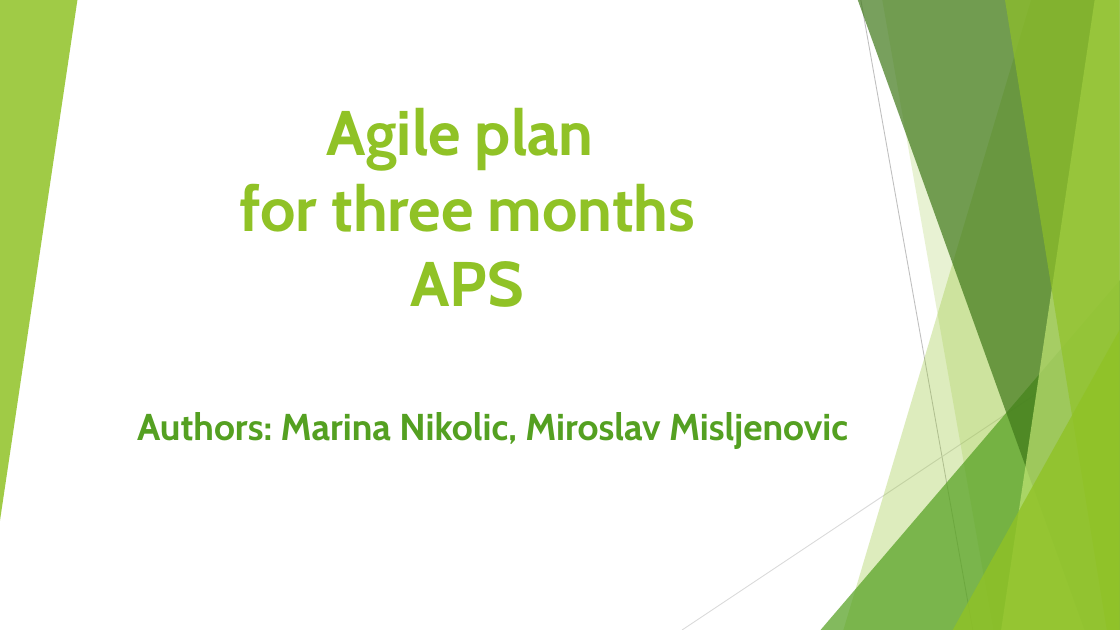
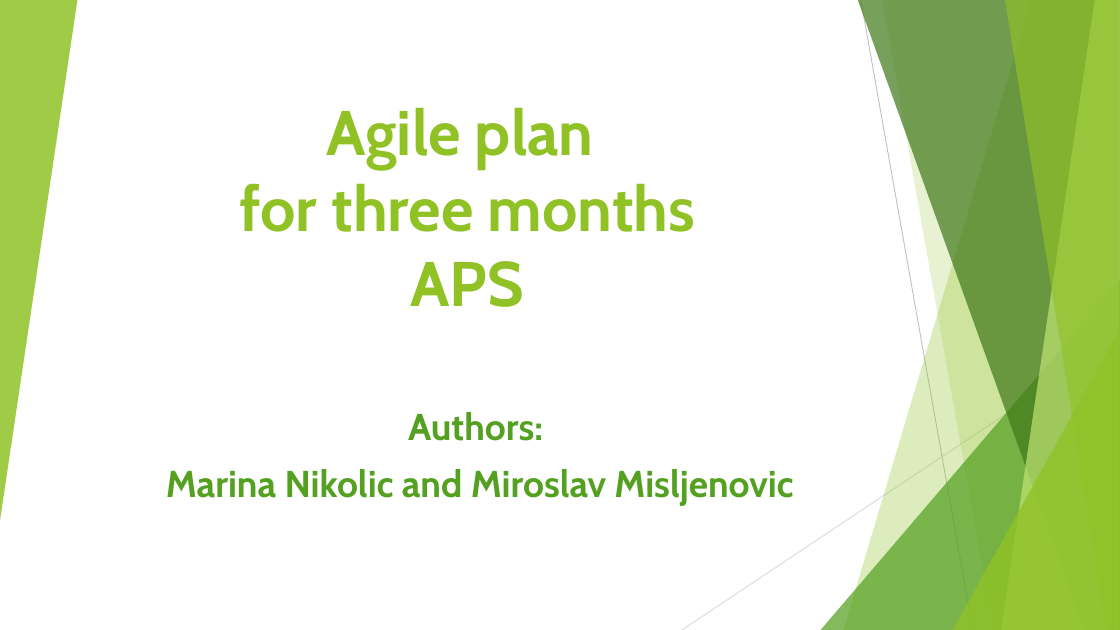
Before and after one commit to MarinaNikolic/UPR, a slide deck: slide 1 of alilni_plan.ppt.pptx. Drawn at 1120x630 pixels with LibreOffice and Linux fonts; fonts in the diff are those of the drawing. Boxes give left, top, right and bottom in pixels: in the first picture for what was removed or moved away, otherwise in the second. Text is boxed around its words. In the diff, an @@ line names an element or a change of style, - is before the commit and + after.

Commit message:
Added effects to agile plan PPT

```diff
--- a/alilni_plan.ppt.pptx
+++ b/alilni_plan.ppt.pptx
@@ subtitle at [166, 412, 793, 505]: text changed @@
-Authors: Marina Nikolic, Miroslav Misljenovic
+Authors:
+Marina Nikolic and Miroslav Misljenovic
```
Also in this commit, not shown: 6 other slides changed.
